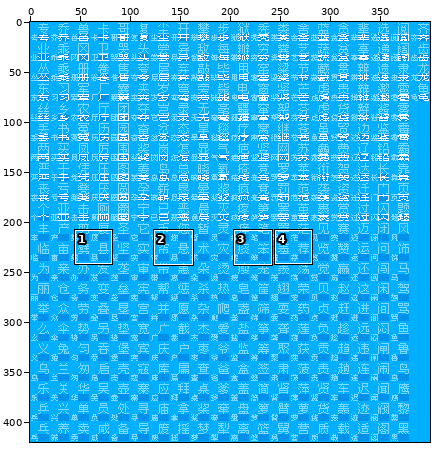
Pixel-art file -- Data/核心笑传之抄抄表——《现代汉语常用字表》常用字部分.ase. The picture above shows the old version from afar; the outline marks the close-up.
Close-up. As it was:
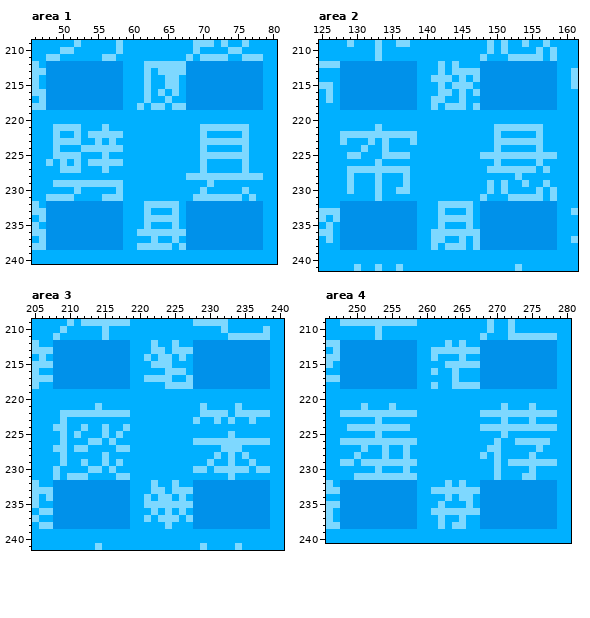
400x420 pixels, 1 frame. Colours within 5 levels of each other are drawn and written as one. Shown: area 1: x 46..80, y 209..240; area 2: x 125..161, y 209..241; area 3: x 205..240, y 209..241; area 4: x 246..280, y 209..240. The commit also changed other parts of the picture, which this record leaves out.
New version:
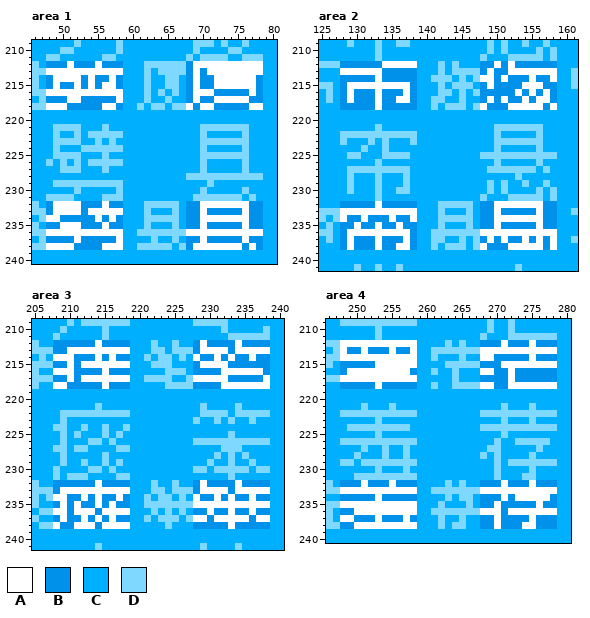
Palette (. is transparent): A #ffffff  B #0091ea  C #00b0ff  D #7ed8ff
Changes in this commit:
Area 1, layer "字形层":
y 212: x 51 B -> A; x 55 B -> A; x 69..78 BBBBBBBBBB -> AAAAAAAAAA
y 213: x 48..58 BBBBBBBBBBB -> AAAAAAAAAAA; x 69 B -> A; x 71..78 BBBBBBBB -> AAAAAAAA
y 214: x 49..52 BBBB -> AAAA; x 54 B -> A; x 57 B -> A; x 69 B -> A; x 72..77 BBBBBB -> AAAAAA
y 215: x 49 B -> A; x 52 B -> A; x 54 B -> A; x 56..57 BB -> AA; x 69 B -> A; x 72..77 BBBBBB -> AAAAAA
y 216: x 48..58 BBBBBBBBBBB -> AAAAAAAAAAA; x 69..71 BBB -> AAA; x 77 B -> A
y 217: x 51..52 BB -> AA; x 58 B -> A; x 69 B -> A; x 72..76 BBBBB -> AAAAA
y 218: x 48..50 BBB -> AAA; x 56..57 BB -> AA; x 68 B -> A; x 70..71 BB -> AA; x 77..78 BB -> AA
y 232: x 49..52 BBBB -> AAAA; x 56 B -> A; x 70..76 BBBBBBB -> AAAAAAA
y 233: x 49..52 BBBB -> AAAA; x 54..58 BBBBB -> AAAAA; x 70 B -> A; x 76 B -> A
y 234: x 48..49 BB -> AA; x 55 B -> A; x 57 B -> A; x 70..76 BBBBBBB -> AAAAAAA
y 235: x 50..52 BBB -> AAA; x 56 B -> A; x 70 B -> A; x 76 B -> A
y 236: x 48..58 BBBBBBBBBBB -> AAAAAAAAAAA; x 68..78 BBBBBBBBBBB -> AAAAAAAAAAA
y 237: x 52 B -> A; x 58 B -> A; x 70 B -> A; x 76 B -> A
y 238: x 48..51 BBBB -> AAAA; x 56..58 BBB -> AAA; x 69..75 BBBBBBB -> AAAAAAA; x 77 B -> A
Area 2, layer "字形层":
y 212: x 134..138 BBBBB -> AAAAA; x 150 B -> A; x 152 B -> A
y 213: x 128..133 BBBBBB -> AAAAAA; x 149 B -> A; x 152..158 BBBBBBB -> AAAAAAA
y 214: x 133 B -> A; x 148..149 BB -> AA; x 151 B -> A; x 155 B -> A; x 158 B -> A
y 215: x 129..137 BBBBBBBBB -> AAAAAAAAA; x 149 B -> A; x 154..156 BBB -> AAA
y 216: x 129 B -> A; x 133 B -> A; x 137 B -> A; x 153 B -> A; x 155 B -> A; x 157 B -> A
y 217: x 129 B -> A; x 133 B -> A; x 136..137 BB -> AA; x 149 B -> A; x 151 B -> A; x 154 B -> A; x 156..157 BB -> AA
y 218: x 133 B -> A; x 148 B -> A; x 152..156 BBBBB -> AAAAA; x 158 B -> A
y 232: x 133 B -> A; x 150..156 BBBBBBB -> AAAAAAA
y 233: x 128..138 BBBBBBBBBBB -> AAAAAAAAAAA; x 150 B -> A; x 156 B -> A
y 234: x 128 B -> A; x 131 B -> A; x 135 B -> A; x 138 B -> A; x 150..156 BBBBBBB -> AAAAAAA
y 235: x 130 B -> A; x 133 B -> A; x 136 B -> A; x 150 B -> A; x 156 B -> A
y 236: x 129..137 BBBBBBBBB -> AAAAAAAAA; x 148..158 BBBBBBBBBBB -> AAAAAAAAAAA
y 237: x 129 B -> A; x 133 B -> A; x 137 B -> A; x 149 B -> A; x 151 B -> A; x 154 B -> A; x 156 B -> A; x 158 B -> A
y 238: x 129 B -> A; x 133 B -> A; x 136..137 BB -> AA; x 148 B -> A; x 152..156 BBBBB -> AAAAA; x 158 B -> A
Area 3, layer "字形层":
y 212: x 214 B -> A; x 229 B -> A; x 234 B -> A
y 213: x 210..218 BBBBBBBBB -> AAAAAAAAA; x 229..232 BBBB -> AAAA; x 234..238 BBBBB -> AAAAA
y 214: x 208..210 BBB -> AAA; x 214 B -> A; x 216 B -> A; x 228 B -> A; x 231 B -> A; x 233 B -> A; x 236 B -> A
y 215: x 210 B -> A; x 212..218 BBBBBBB -> AAAAAAA; x 229..232 BBBB -> AAAA
y 216: x 208..210 BBB -> AAA; x 215 B -> A; x 232..237 BBBBBB -> AAAAAA
y 217: x 210 B -> A; x 212..218 BBBBBBB -> AAAAAAA; x 228..232 BBBBB -> AAAAA; x 238 B -> A
y 218: x 208..209 BB -> AA; x 215 B -> A; x 232..238 BBBBBBB -> AAAAAAA
y 232: x 214 B -> A; x 229 B -> A; x 234 B -> A
y 233: x 209..218 BBBBBBBBBB -> AAAAAAAAAA; x 229..232 BBBB -> AAAA; x 234..238 BBBBB -> AAAAA
y 234: x 208..209 BB -> AA; x 212 B -> A; x 214 B -> A; x 217 B -> A; x 228 B -> A; x 231 B -> A; x 233 B -> A; x 236 B -> A
y 235: x 209 B -> A; x 211 B -> A; x 214 B -> A; x 216 B -> A; x 228..238 BBBBBBBBBBB -> AAAAAAAAAAA
y 236: x 208..209 BB -> AA; x 211..213 BBB -> AAA; x 215..218 BBBB -> AAAA; x 230 B -> A; x 233 B -> A; x 236 B -> A
y 237: x 209 B -> A; x 212 B -> A; x 214 B -> A; x 216 B -> A; x 228..229 BB -> AA; x 231..235 BBBBB -> AAAAA; x 237..238 BB -> AA
y 238: x 208 B -> A; x 211..213 BBB -> AAA; x 215..218 BBBB -> AAAA; x 233 B -> A
Area 4, layer "字形层":
y 212: x 248..258 BBBBBBBBBBB -> AAAAAAAAAAA; x 271 B -> A; x 275 B -> A
y 213: x 248 B -> A; x 251 B -> A; x 255 B -> A; x 258 B -> A; x 268..278 BBBBBBBBBBB -> AAAAAAAAAAA
y 214: x 248..258 BBBBBBBBBBB -> AAAAAAAAAAA; x 268..269 BB -> AA; x 275 B -> A
y 215: x 253..258 BBBBBB -> AAAAAA; x 271..278 BBBBBBBB -> AAAAAAAA
y 216: x 249..257 BBBBBBBBB -> AAAAAAAAA; x 268..269 BB -> AA; x 272 B -> A
y 217: x 248..258 BBBBBBBBBBB -> AAAAAAAAAAA; x 272 B -> A
y 218: x 253 B -> A; x 268..269 BB -> AA; x 272..278 BBBBBBB -> AAAAAAA
y 232: x 251 B -> A; x 255 B -> A; x 271 B -> A; x 275 B -> A
y 233: x 248..258 BBBBBBBBBBB -> AAAAAAAAAAA; x 268..278 BBBBBBBBBBB -> AAAAAAAAAAA
y 234: x 253 B -> A; x 271 B -> A; x 273..277 BBBBB -> AAAAA
y 235: x 248..258 BBBBBBBBBBB -> AAAAAAAAAAA; x 270 B -> A; x 276 B -> A
y 236: x 250..258 BBBBBBBBB -> AAAAAAAAA; x 268..270 BBB -> AAA; x 272..278 BBBBBBB -> AAAAAAA
y 237: x 248..249 BB -> AA; x 253 B -> A; x 257 B -> A; x 270 B -> A; x 275 B -> A
y 238: x 250..258 BBBBBBBBB -> AAAAAAAAA; x 270 B -> A; x 274..275 BB -> AA
